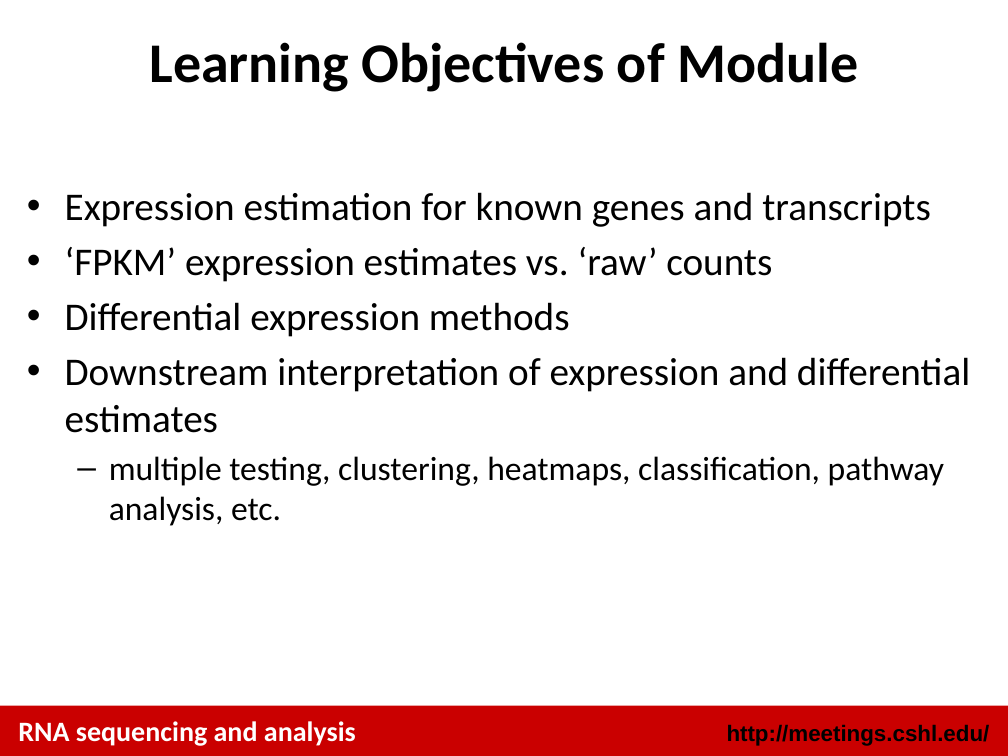
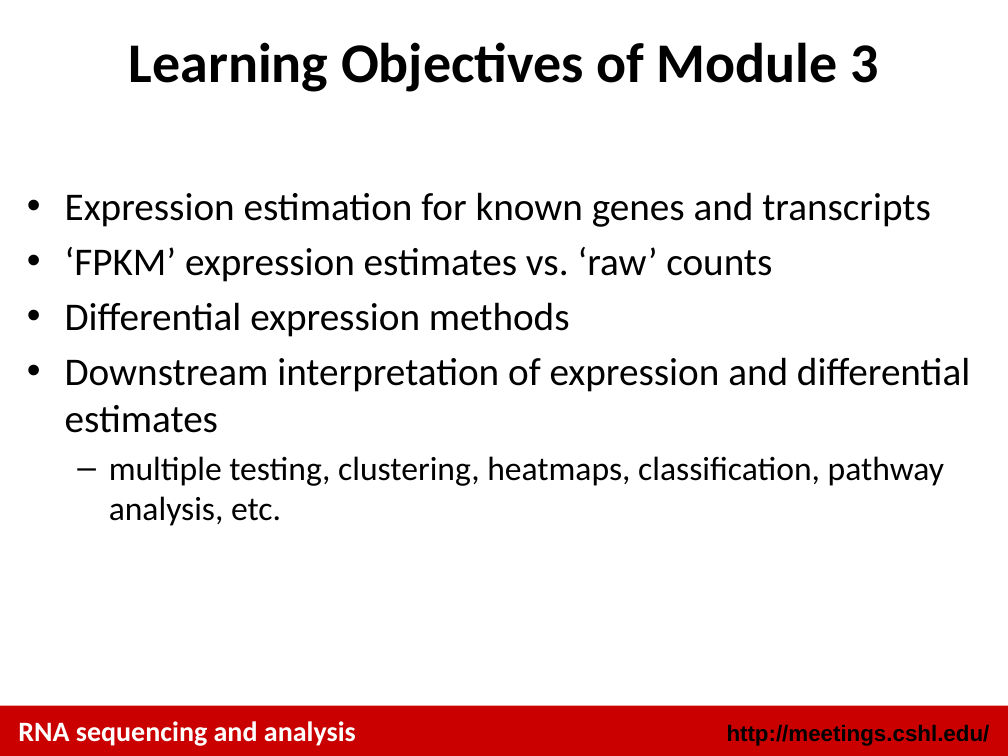
Before and after one commit to griffithlab/rnaseq_tutorial_wiki, a slide deck: slide 4 of LectureFiles/cshl/2018/RNASeq_Module3_Lecture.pptx. Drawn at 1008x756 pixels with LibreOffice and Linux fonts; fonts in the diff are those of the drawing. Boxes give left, top, right and bottom in pixels: in the first picture for what was removed or moved away, otherwise in the second. Text is boxed around its words. In the diff, an @@ line names an element or a change of style, - is before the commit and + after.

```diff
--- a/LectureFiles/cshl/2018/RNASeq_Module3_Lecture.pptx
+++ b/LectureFiles/cshl/2018/RNASeq_Module3_Lecture.pptx
@@ title at [129, 42, 878, 92]: text changed @@
-Learning Objectives of Module
+Learning Objectives of Module 3
```
Also in this commit, not shown: 1 other slide changed, 23 other files.
